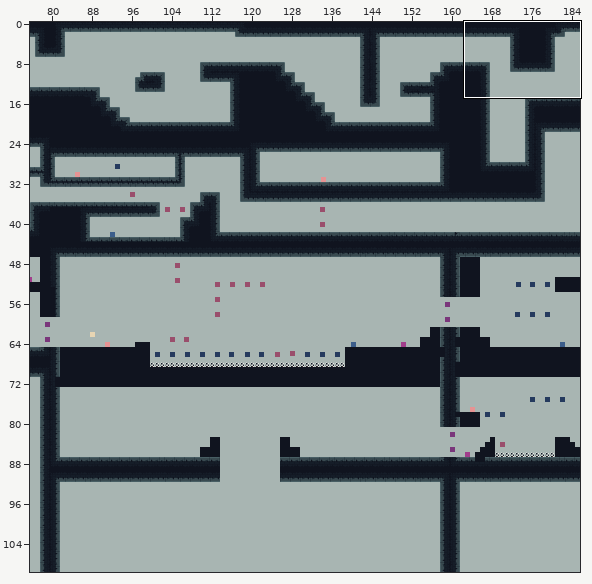
Tiled map -- assets/newLevels.tmx. Above, an overview of the earlier version with the close-up marked.
Close-up. Before:
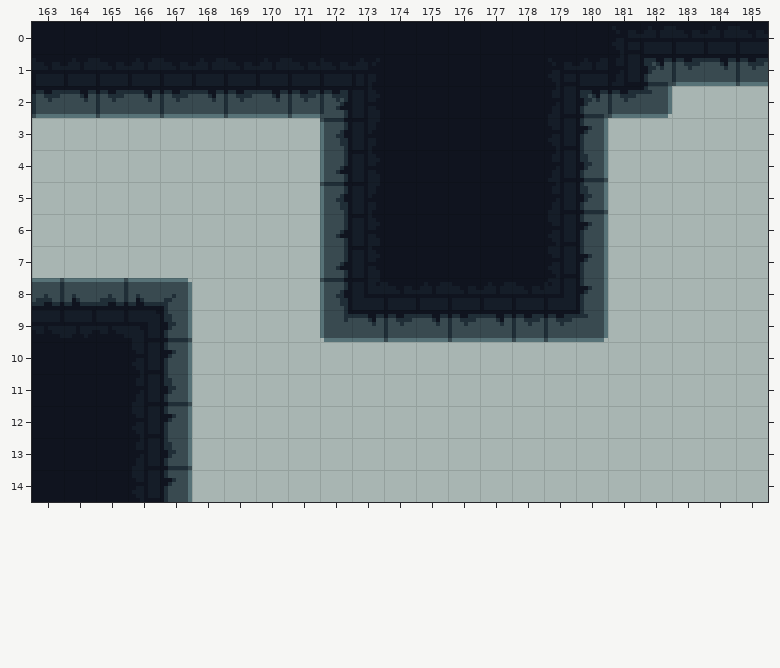
Cells are 8x8 px. Shown: x 163..185, y 0..14. The commit also changed other parts of the map, which this record leaves out.
New version:
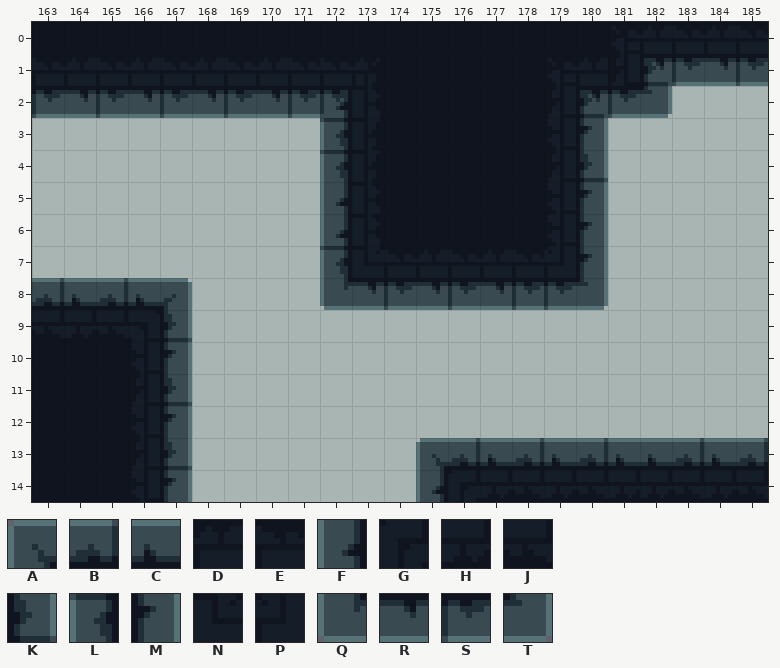
Key: from "tileset": A 0, B 1, C 2, D 7, E 8, F 32, G 33, H 34, J 35, K 37, L 64, M 69, N 129, P 132, Q 160, R 161, S 162, T 165.
_ is an empty cell, . an unchanged one.
Change:
--- layer "ground"
@@ x 172..180 @@
- 4 F........
- 5 L.......K
+ 4 L........
+ 5 F.......M
@@ x 172..180 @@
- 7 F........
- 8 LNEDEDEPM
- 9 QRSRSRSST
+ 7 L........
+ 8 QRSRSRSST
+ 9 _________
@@ x 175..185 @@
-13 ___________
-14 ___________
+13 ABCBCBCCBCB
+14 FGHJHJHHJHJ
